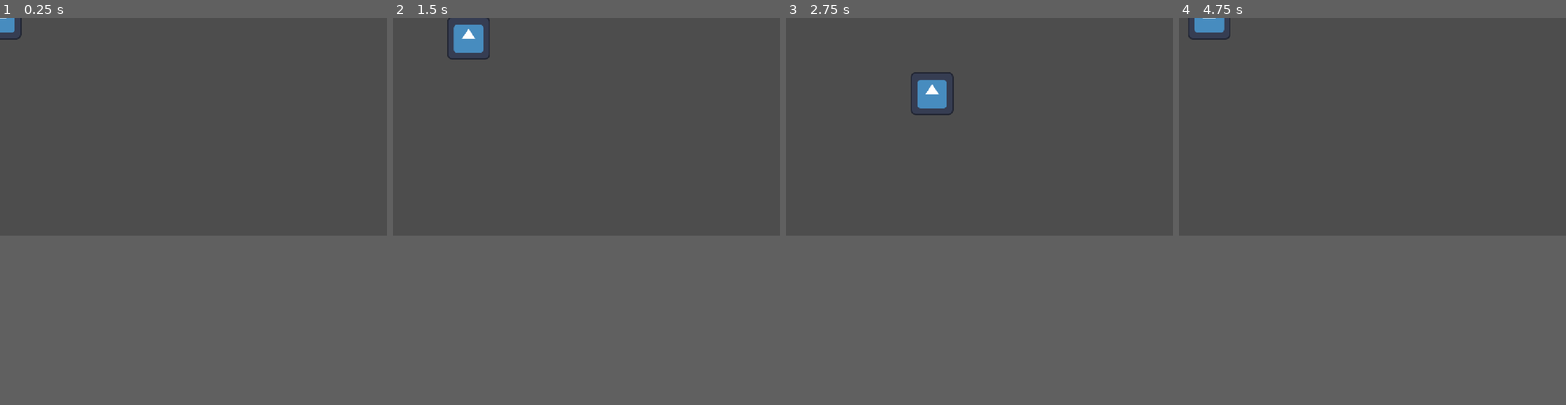
Above: before the commit, frames 1-4 (left to right).
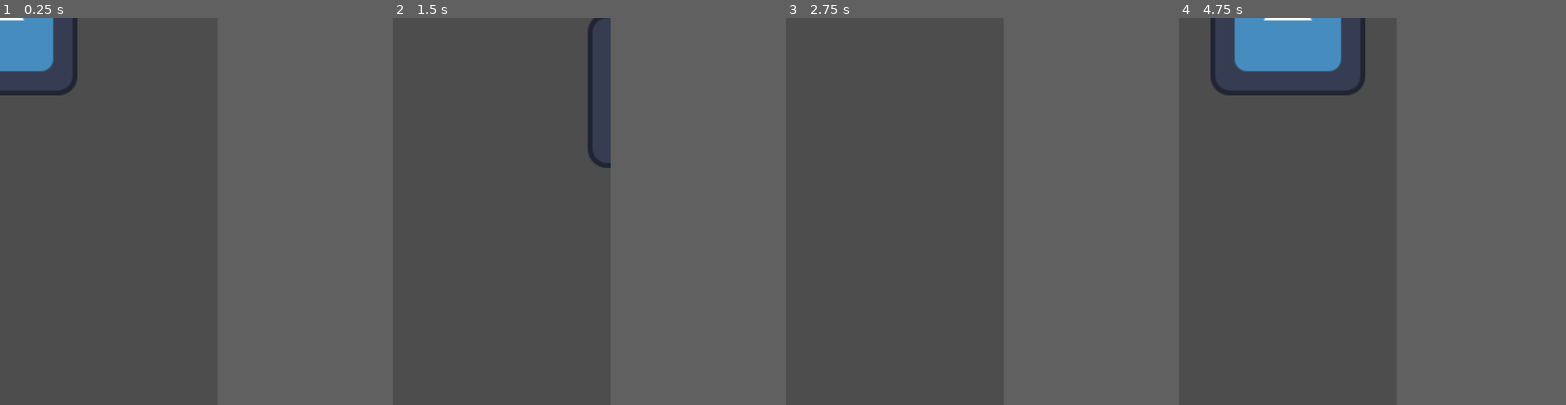
Above: after the commit, the same moments.

Repository: Draczeq/seriousgamejam
Game: Godot game, scene res://Scenes/game.tscn
The game is run twice, just before and just after one commit, with the same random seed, the same clock (stepped at 60 frames per second) and the same inputs. The engine's default icon, where the game draws it, is replaced by a stand-in: a white triangle on a blue panel in a dark square.
Inputs:
- Up to frame 1 (0.25 s): no input
- Up to frame 2 (1.5 s): tap Enter at 0.5 s; hold D (move_right) 0.53-1.28 s; hold S (move_down) from 1.28 s (still down)
- Up to frame 3 (2.75 s): release S (move_down) at 2.03 s; hold D (move_right) from 2.03 s (still down)
- Up to frame 4 (4.75 s): release D (move_right) at 2.78 s; hold W (move_up) 2.78-3.53 s; hold A (move_left) from 3.53 s (still down)
The window is 800x450 before the commit and 450x800 after it. Grey fills any space a smaller window leaves; there, only what the larger window draws over its background counts as a difference.

The runs differ from the first frame. In frame 1, 2.3% of the frame differs, in the area x 0-20%, y 0-20%; in frame 2, 1.3%; in frame 3, 0.7%; in frame 4, 5.1%, in the area x 2-49%, y 0-20%.

Commit message:
Basic mechanics, throwing and rolling still not working properly.

Diff:
--- a/project.godot
+++ b/project.godot
@@ -17,8 +17,15 @@
 
 [display]
 
+window/size/viewport_width=180
+window/size/viewport_height=320
 window/stretch/mode="canvas_items"
 window/stretch/aspect="expand"
+
+[editor]
+
+version_control/plugin_name="GitPlugin"
+version_control/autoload_on_startup=true
 
 [input]
 
Not shown, added: addons/godot-git-plugin/git_plugin.gdextension.uid
Not shown, changed: export_presets.cfg
Not shown, added: addons/godot-git-plugin/THIRDPARTY.md
Not shown, added: addons/godot-git-plugin/git_plugin.gdextension
Not shown, added: addons/godot-git-plugin/linux/libgit_plugin.linux.editor.x86_64.so
Not shown, added: addons/godot-git-plugin/macos/libgit_plugin.macos.editor.universal.dylib
Not shown, added: addons/godot-git-plugin/windows/libgit_plugin.windows.editor.x86_64.dll
Not shown, changed: gamejam.html
Not shown, changed: gamejam.pck
